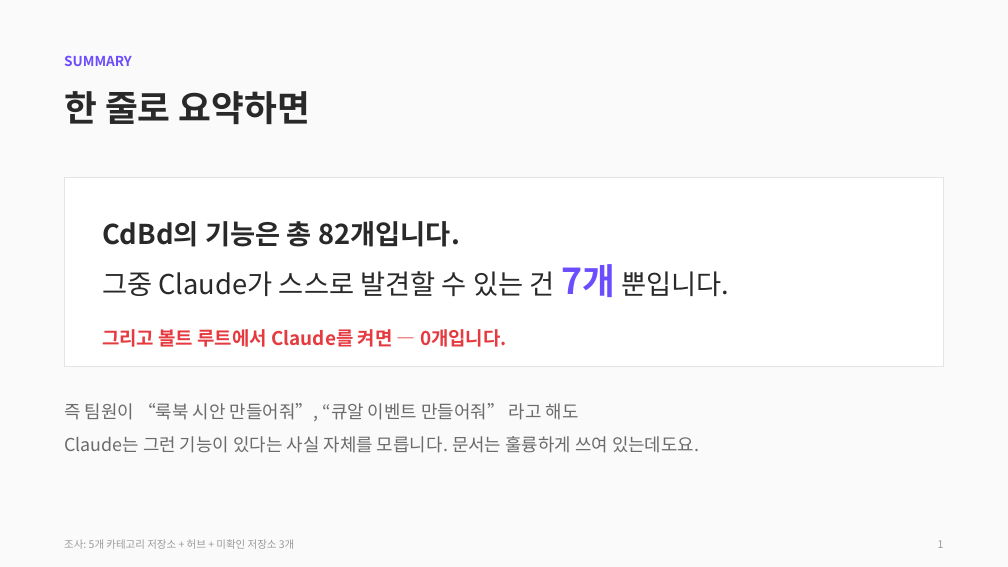
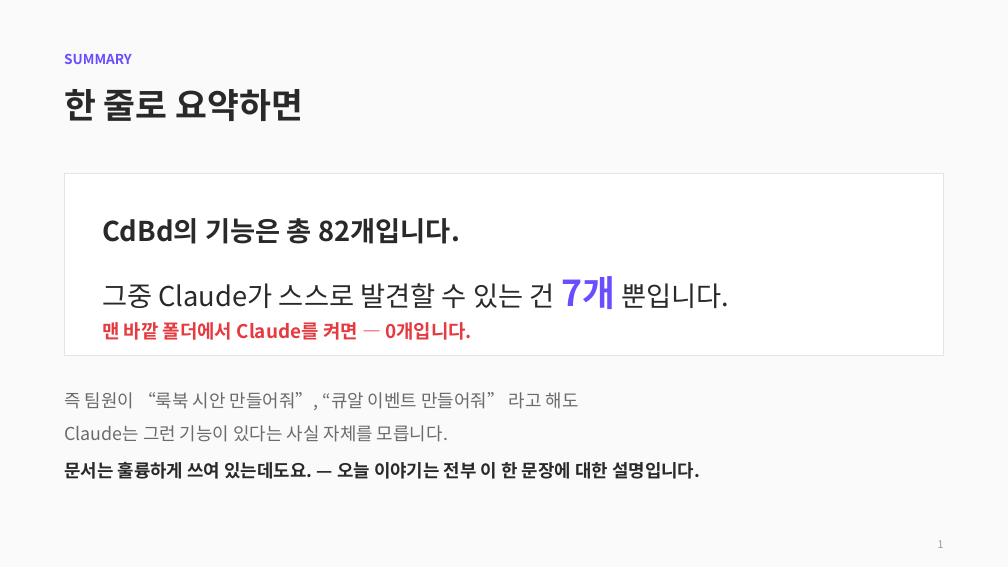
Before and after one commit to CdBd-in/design, a slide deck: slide 2 of CdBd 문서 체계 진단 및 개편 제안.pptx. Drawn at 1008x567 pixels with LibreOffice and Linux fonts; fonts in the diff are those of the drawing. Boxes give left, top, right and bottom in pixels: in the first picture for what was removed or moved away, otherwise in the second. Text is boxed around its words. In the diff, an @@ line names an element or a change of style, - is before the commit and + after.

```diff
--- a/CdBd 문서 체계 진단 및 개편 제안.pptx
+++ b/CdBd 문서 체계 진단 및 개편 제안.pptx
@@ text "한 줄로 요약하면" at [64,89,303,121]: size 34 to 33 pt @@
@@ rectangle: place and size @@
-rectangle at [64,178,944,367]
+rectangle at [64,174,944,355]
@@ text "그중 Claude가 스스로 발견할 수 ..." at [102,276,729,309]: line spacing 1 to 1.4 @@
@@ text at [102,322,472,340]: text changed @@
-그리고 볼트 루트에서 Claude를 켜면 — 0개입니다.
+맨 바깥 폴더에서 Claude를 켜면 — 0개입니다.
@@ text "즉 팀원이 “룩북 시안 만들어줘”, ...": place and size @@
-text "즉 팀원이 “룩북 시안 만들어줘”, ..." at [64,403,699,453]
+text "즉 팀원이 “룩북 시안 만들어줘”, ..." at [64,392,700,479]
@@ text at [64,425,700,479]: text changed; text colour #6B6B6B to #292929; bold on @@
-Claude는 그런 기능이 있다는 사실 자체를 모릅니다. 문서는 훌륭하게 쓰여 있는데도요.
+Claude는 그런 기능이 있다는 사실 자체를 모릅니다.
+문서는 훌륭하게 쓰여 있는데도요. — 오늘 이야기는 전부 이 한 문장에 대한 설명입니다.
@@ text removed at [64,539,294,549] @@
-조사: 5개 카테고리 저장소 + 허브 + 미확인 저장소 3개
```
Also in this commit, not shown: 13 other slides changed, 5 slides added, 2 slides removed.
